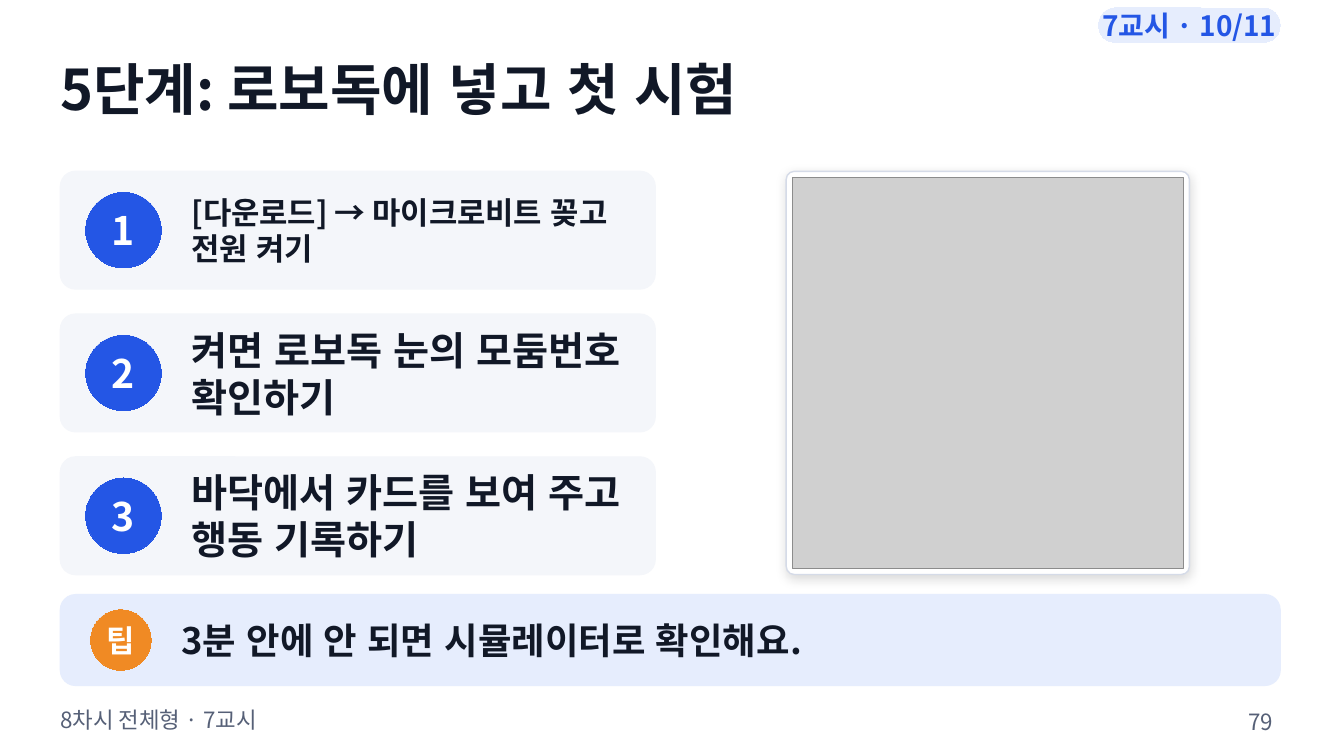
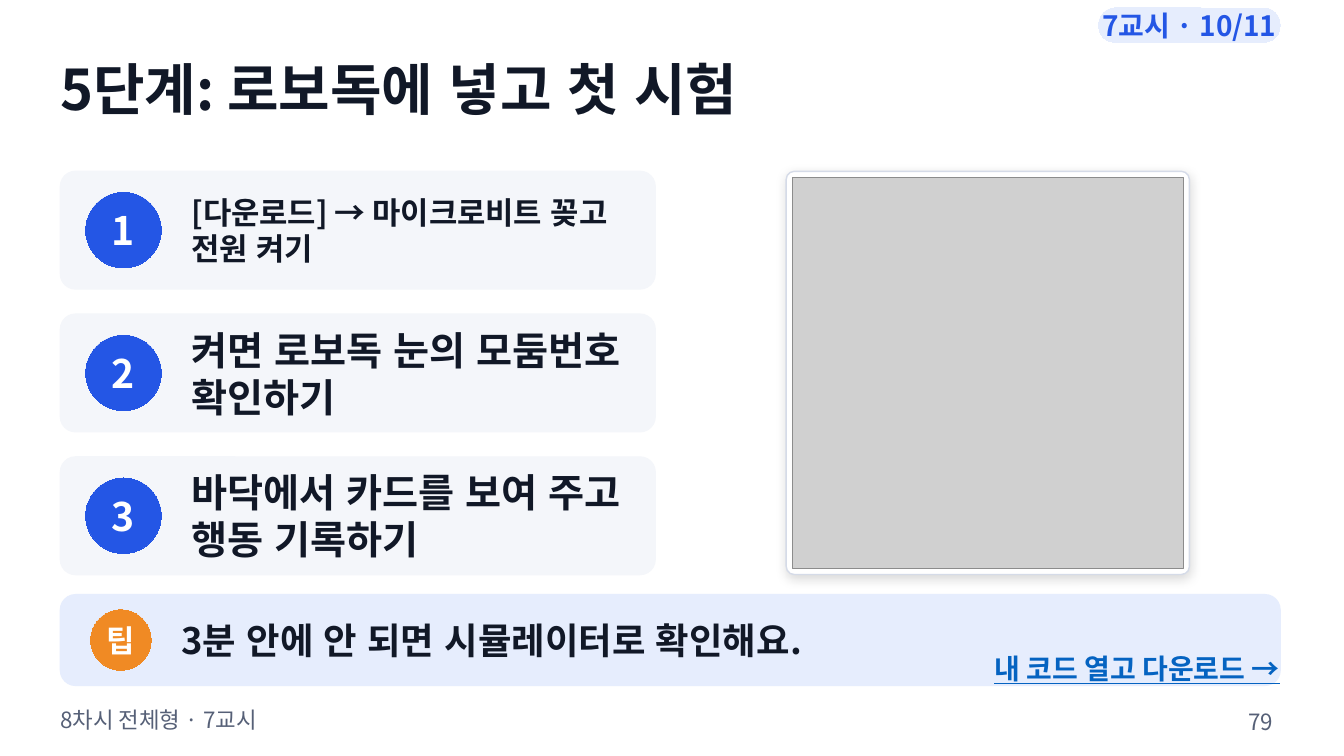
Before and after one commit to boundaryx01-uniquelife/microbit, a slide deck: slide 79 of bridge/docs/materials/8차시_전체형/8차시_수업슬라이드.pptx. Drawn at 1344x756 pixels with LibreOffice and Linux fonts; fonts in the diff are those of the drawing; grey boxes stand for pictures. Boxes give left, top, right and bottom in pixels: in the first picture for what was removed or moved away, otherwise in the second. Text is boxed around its words. In the diff, an @@ line names an element or a change of style, - is before the commit and + after.

```diff
--- a/bridge/docs/materials/8차시_전체형/8차시_수업슬라이드.pptx
+++ b/bridge/docs/materials/8차시_전체형/8차시_수업슬라이드.pptx
@@ text added at bbox=[994, 655, 1245, 684], 20 pt, text #0563C1, bold, underline @@
+내 코드 열고 다운로드 →
```
Also in this commit, not shown: 6 other slides changed, 17 other files.
